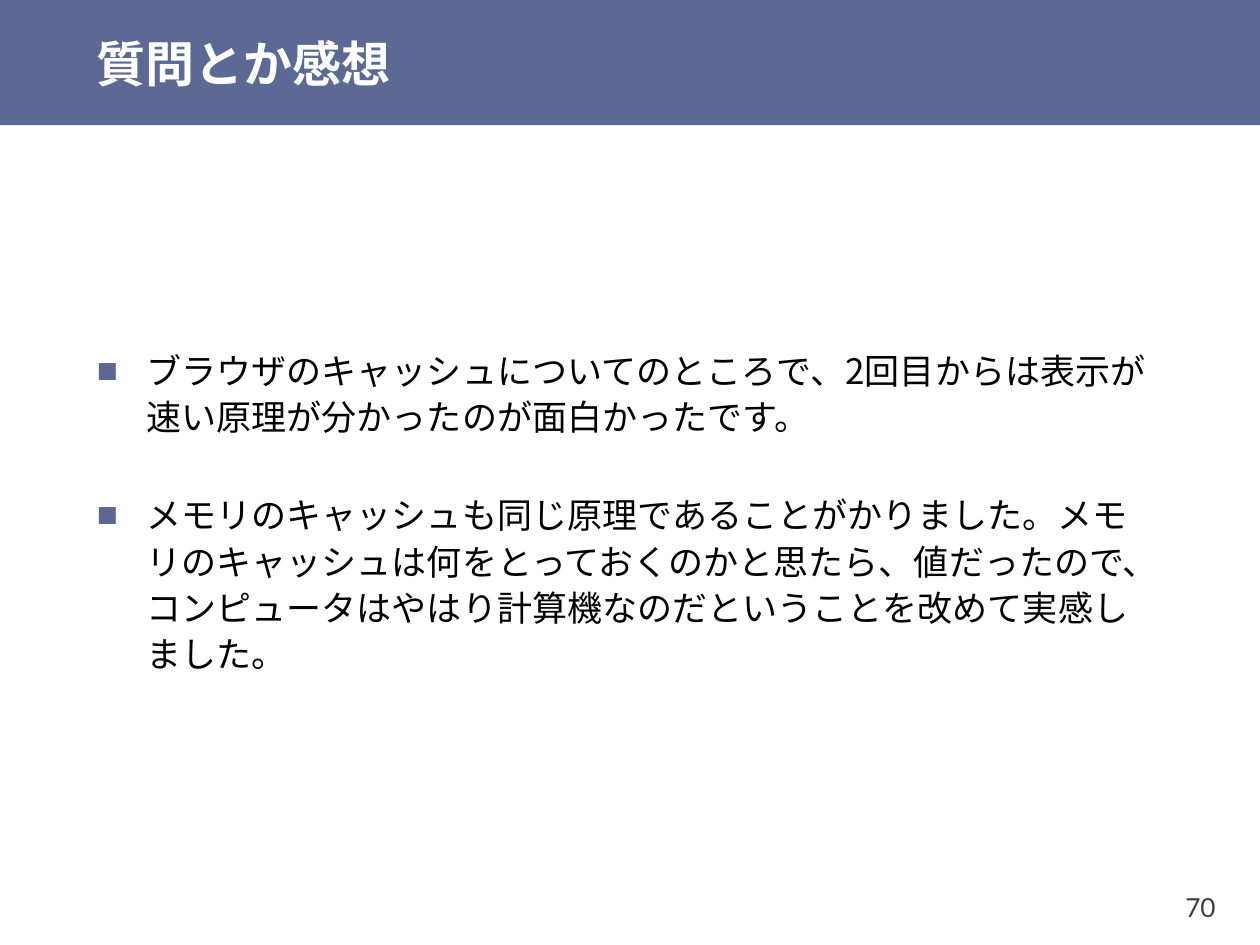
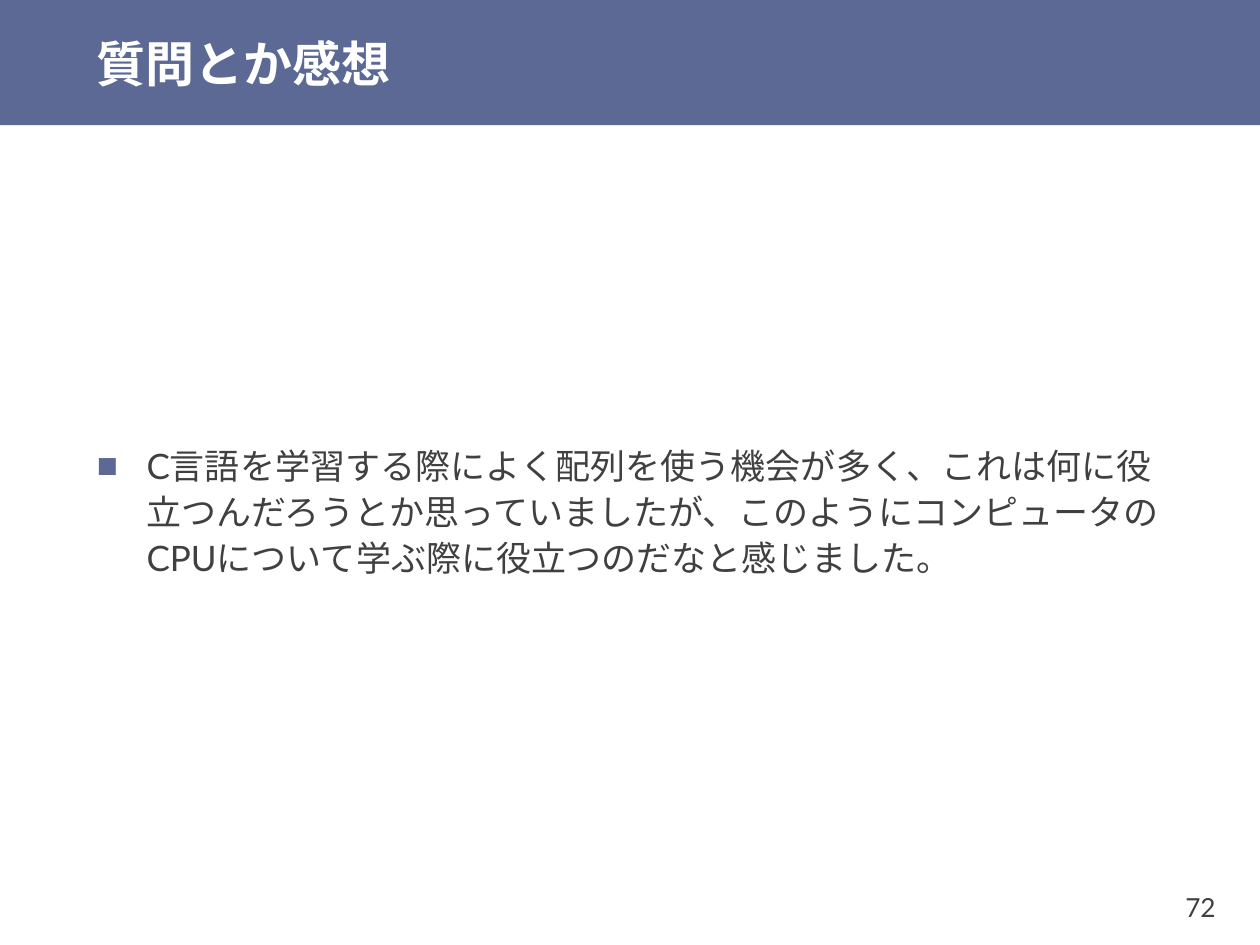
Before and after one commit to shioyadan/otya-computer-architecture-i, a slide deck: slide 72 of cai-shioya-10.pptx (slide 70 before the commit). Drawn at 1260x945 pixels with LibreOffice and Linux fonts; fonts in the diff are those of the drawing. Boxes give left, top, right and bottom in pixels: in the first picture for what was removed or moved away, otherwise in the second. Text is boxed around its words. In the diff, an @@ line names an element or a change of style, - is before the commit and + after.

```diff
--- a/cai-shioya-10.pptx
+++ b/cai-shioya-10.pptx
@@ text at bbox=[147, 449, 1159, 574]: text changed; font Noto Sans CJK JP to Lato; text colour #000000 to #404040 @@
-■ ブラウザのキャッシュについてのところで、2回目からは表示が速い原理が分かったのが面白かったです。
-■ メモリのキャッシュも同じ原理であることがかりました。メモリのキャッシュは何をとっておくのかと思たら、値だったので、コンピュータはやはり計算機なのだということを改めて実感しました。
+■ C言語を学習する際によく配列を使う機会が多く、これは何に役立つんだろうとか思っていましたが、このようにコンピュータのCPUについて学ぶ際に役立つのだなと感じました。
@@ page number at bbox=[1185, 898, 1215, 917]: text changed @@
-70
+72
```
Also in this commit, not shown: 14 other slides changed, 8 slides added, 2 slides removed, 1 other file.
